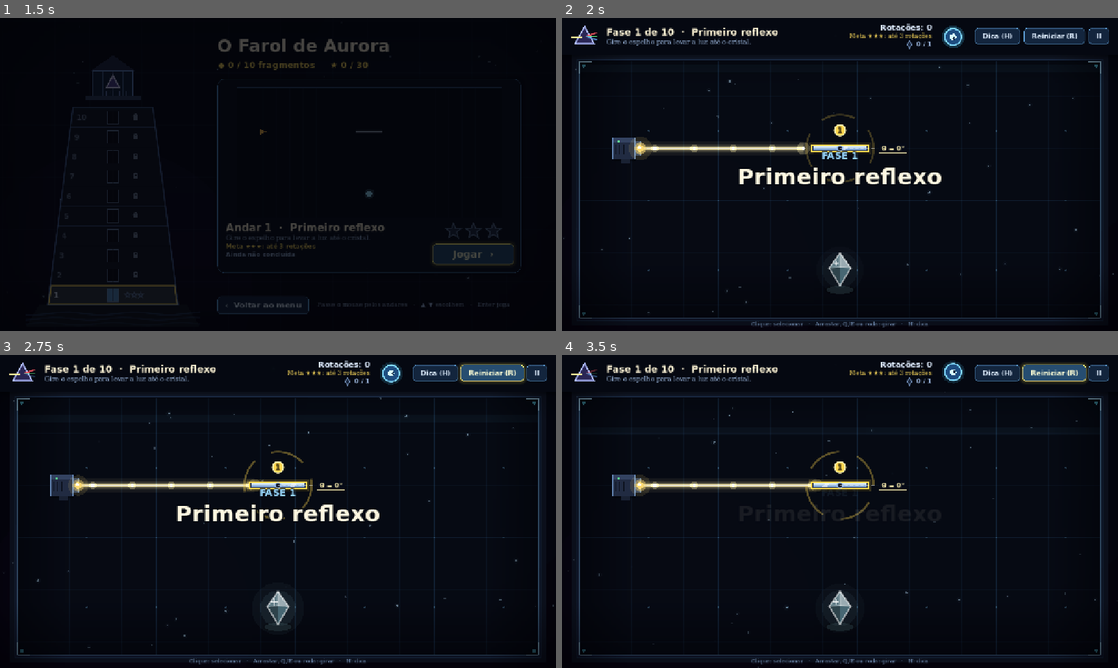
Above: before the commit, frames 1-4 (two rows, left to right).
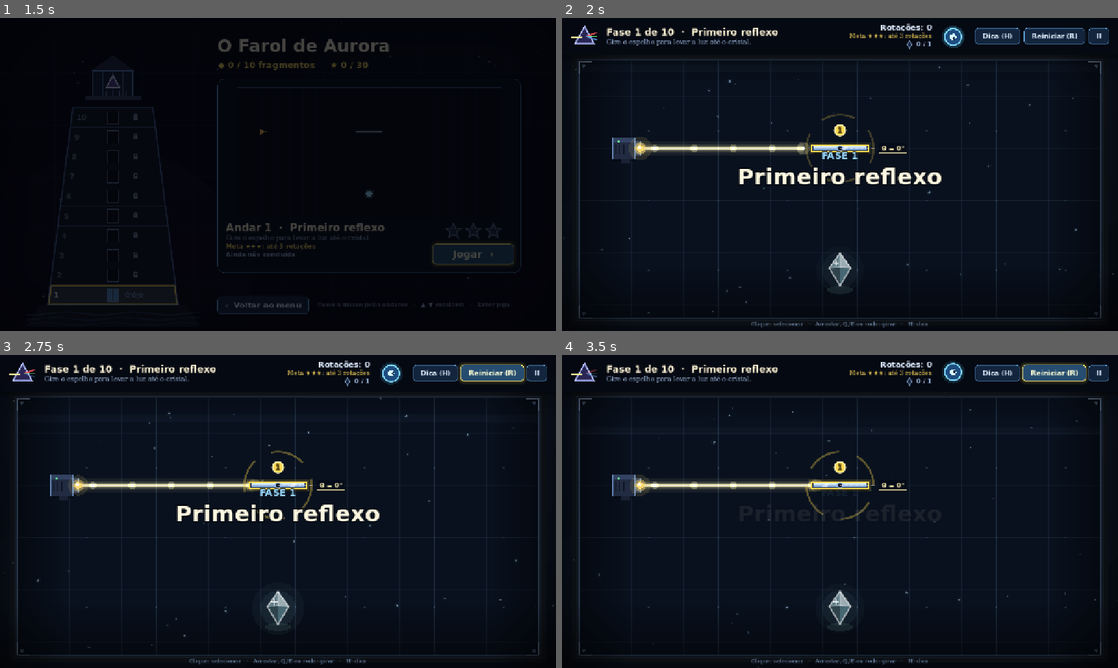
Above: after the commit, the same moments.

Repository: FelipeAnjos20/Jogo-Prisma
Game: Godot game, scene res://scenes/menu.tscn
The game is run twice, just before and just after one commit, with the same random seed, the same clock (stepped at 60 frames per second) and the same inputs.
Inputs:
- Up to frame 1 (1.5 s): click "Seleção de fases" at 0.5 s; click "Jogar ›" at 1.25 s
- Up to frame 2 (2 s): no input
- Up to frame 3 (2.75 s): click "Reiniciar (R)" at 2 s
- Up to frame 4 (3.5 s): click "Reiniciar (R)" at 2.75 s

Frame 1 is identical in both runs. In frame 2, less than 0.1% of the frame differs, in the area x 3-97%, y 13-96%; in frame 3, less than 0.1%; in frame 4, less than 0.1%.

Commit message:
feat: colore as salas e ilumina a poeira pelo feixe

Diff:
--- a/scripts/scene_background.gd
+++ b/scripts/scene_background.gd
@@ -8,31 +8,90 @@
 const SCREEN := Vector2(1280.0, 720.0)
 const ROOM_RECT := Rect2(40.0, 100.0, 1200.0, 590.0)
 const MOTE_COUNT := 46
+const TemasScript := preload("res://scripts/temas.gd")
+const UI := preload("res://scripts/ui_kit.gd")
+const BeamScript := preload("res://scripts/light_beam.gd")
 
 var time := 0.0
 var _motes: Array = []
+var _is_level := false
+var _theme_index := -1
+var _theme: Dictionary = {}
+var _beam: Node2D
+var _light_timer := 0.0
 
 
 func _ready() -> void:
+	_is_level = get_parent().scene_file_path == "res://scenes/main.tscn"
+	if _is_level:
+		_beam = get_parent().get_node_or_null("Puzzle/LightBeam")
+		_sync_theme()
 	for i in range(MOTE_COUNT):
 		_motes.append({
 			"position": Vector2(randf_range(0.0, SCREEN.x), randf_range(0.0, SCREEN.y)),
 			"speed": randf_range(6.0, 22.0),
 			"size": randf_range(1.0, 2.6),
 			"phase": randf() * TAU,
+			"light": Color(0, 0, 0, 0),
+			"target_light": Color(0, 0, 0, 0),
 		})
 
 
 func _process(delta: float) -> void:
 	time += delta
+	_sync_theme()
+	_light_timer -= delta
+	var sample_light := _light_timer <= 0.0
+	if sample_light:
+		_light_timer = 0.05
+	var reduced := _reduced_effects()
 	for mote in _motes:
 		var position_m: Vector2 = mote["position"]
-		position_m.y -= float(mote["speed"]) * delta
-		position_m.x += sin(time * 0.6 + float(mote["phase"])) * 8.0 * delta
+		if not reduced:
+			position_m.y -= float(mote["speed"]) * delta
+			position_m.x += sin(time * 0.6 + float(mote["phase"])) * 8.0 * delta
 		if position_m.y < -10.0:
 			position_m = Vector2(randf_range(0.0, SCREEN.x), SCREEN.y + 10.0)
 		mote["position"] = position_m
+		if sample_light and is_instance_valid(_beam):
+			mote["target_light"] = luz_no_ponto(to_global(position_m), _beam.get("segments"), _beam.call("get_visible_distance"))
+		var light: Color = mote["light"]
+		mote["light"] = light.lerp(mote["target_light"], 1.0 - exp(-delta * 10.0))
 	queue_redraw()
+
+
+func _sync_theme() -> void:
+	if not _is_level:
+		return
+	var state := get_tree().root.get_node_or_null("GameState")
+	if state != null and _theme_index != int(state.get("current_level")):
+		_theme_index = int(state.get("current_level"))
+		_theme = TemasScript.cor_da_fase(_theme_index)
+		for mote in _motes:
+			mote["light"] = Color(0, 0, 0, 0)
+			mote["target_light"] = Color(0, 0, 0, 0)
+
+
+func _reduced_effects() -> bool:
+	var state := get_tree().root.get_node_or_null("GameState")
+	return state != null and state.get("reduce_effects") == true
+
+
+# No maximo 46 particulas x 64 trechos, amostrados a 20 Hz.
+static func luz_no_ponto(point: Vector2, beam_segments: Array, distance_limit := INF) -> Color:
+	var result := Color(0, 0, 0, 0)
+	for segment in beam_segments:
+		var start: Vector2 = segment["a"]
+		var length := BeamScript.visible_length(segment, distance_limit)
+		if length <= 0.01:
+			continue
+		var end: Vector2 = start.move_toward(segment["b"], length)
+		var closest := Geometry2D.get_closest_point_to_segment(point, start, end)
+		var strength := maxf(0.0, 1.0 - point.distance_to(closest) / 48.0)
+		if strength * strength > result.a:
+			result = UI.light_color(segment["color"])
+			result.a = strength * strength
+	return result
 
 
 func _draw() -> void:
@@ -48,21 +107,33 @@
 func _draw_gradient() -> void:
 	var top := Color(0.02, 0.03, 0.07)
 	var bottom := Color(0.035, 0.02, 0.07)
+	if not _theme.is_empty():
+		top = _theme["fundo"]
+		bottom = _theme["sala"]
 	draw_polygon(
 		PackedVector2Array([Vector2.ZERO, Vector2(SCREEN.x, 0), SCREEN, Vector2(0, SCREEN.y)]),
 		PackedColorArray([top, top, bottom, bottom])
 	)
 	# Manchas de luz coloridas ao fundo.
-	draw_circle(Vector2(260, 620), 320.0, Color(0.25, 0.1, 0.45, 0.06))
-	draw_circle(Vector2(1060, 180), 360.0, Color(0.05, 0.3, 0.45, 0.06))
+	if _theme.is_empty():
+		draw_circle(Vector2(260, 620), 320.0, Color(0.25, 0.1, 0.45, 0.06))
+		draw_circle(Vector2(1060, 180), 360.0, Color(0.05, 0.3, 0.45, 0.06))
+	else:
+		var accent: Color = _theme["acento"]
+		draw_circle(Vector2(260, 620), 320.0, Color(accent.r, accent.g, accent.b, 0.035))
+		draw_circle(Vector2(1060, 180), 360.0, Color(accent.r, accent.g, accent.b, 0.04))
 
 
 func _draw_room() -> void:
 	var room := ROOM_RECT
-	draw_rect(room, Color(0.025, 0.04, 0.075, 0.9))
+	draw_rect(room, _theme.get("sala", Color(0.025, 0.04, 0.075, 0.9)))
 
 	var grid_color := Color(0.25, 0.5, 0.75, 0.07)
 	var major_color := Color(0.3, 0.62, 0.9, 0.14)
+	var accent: Color = _theme.get("acento", Color(0.5, 0.78, 1.0))
+	if not _theme.is_empty():
+		grid_color = _theme["grade"]
+		major_color = Color(accent.r, accent.g, accent.b, 0.16)
 	var x := room.position.x + 40.0
 	while x < room.end.x:
 		var major := int(x - room.position.x) % 160 == 0
@@ -79,18 +150,21 @@
 	while x < room.end.x:
 		y = room.position.y + 160.0
 		while y < room.end.y:
-			draw_circle(Vector2(x, y), 2.0, Color(0.5, 0.8, 1.0, 0.25))
+			draw_circle(Vector2(x, y), 2.0, Color(accent.r, accent.g, accent.b, 0.25))
 			y += 160.0
 		x += 160.0
 
 	# Paredes com borda luminosa.
 	var pulse := 0.5 + 0.5 * sin(time * 1.3)
-	draw_rect(room.grow(10.0), Color(0.08, 0.11, 0.18), false, 12.0)
-	draw_rect(room.grow(4.0), Color(0.35, 0.65, 1.0, 0.1 + pulse * 0.06), false, 4.0)
-	draw_rect(room, Color(0.5, 0.78, 1.0, 0.55), false, 1.5)
+	if _reduced_effects():
+		pulse = 0.35
+	draw_rect(room.grow(10.0), accent.darkened(0.8), false, 12.0)
+	draw_rect(room.grow(4.0), Color(accent.r, accent.g, accent.b, 0.1 + pulse * 0.06), false, 4.0)
+	draw_rect(room, Color(accent.r, accent.g, accent.b, 0.55), false, 1.5)
 
 	# Cantoneiras.
-	var corner_color := Color(0.7, 0.9, 1.0, 0.8)
+	var corner_color := accent.lightened(0.3)
+	corner_color.a = 0.8
 	var corners := [
 		[room.position, Vector2(1, 1)],
 		[Vector2(room.end.x, room.position.y), Vector2(-1, 1)],
@@ -102,16 +176,17 @@
 		var sign_v: Vector2 = entry[1]
 		draw_line(point, point + Vector2(28 * sign_v.x, 0), corner_color, 3.0)
 		draw_line(point, point + Vector2(0, 28 * sign_v.y), corner_color, 3.0)
-		draw_circle(point + sign_v * 10.0, 3.0 + pulse, Color(0.4, 0.9, 1.0, 0.6))
+		draw_circle(point + sign_v * 10.0, 3.0 + pulse, Color(accent.r, accent.g, accent.b, 0.6))
 
 	# Linha de varredura suave.
 	var scan_y := room.position.y + fmod(time * 40.0, room.size.y)
-	draw_line(Vector2(room.position.x, scan_y), Vector2(room.end.x, scan_y), Color(0.4, 0.8, 1.0, 0.04), 18.0)
+	if not _reduced_effects():
+		draw_line(Vector2(room.position.x, scan_y), Vector2(room.end.x, scan_y), Color(accent.r, accent.g, accent.b, 0.04), 18.0)
 
 
 func _draw_free_grid() -> void:
 	var grid_color := Color(0.25, 0.5, 0.75, 0.05)
-	var offset := fmod(time * 10.0, 40.0)
+	var offset := 0.0 if _reduced_effects() else fmod(time * 10.0, 40.0)
 	var x := -40.0 + offset
 	while x < SCREEN.x:
 		draw_line(Vector2(x, 0), Vector2(x, SCREEN.y), grid_color, 1.0)
@@ -123,16 +198,23 @@
 
 
 func _draw_motes() -> void:
+	var reduced := _reduced_effects()
 	for mote in _motes:
-		var twinkle := 0.5 + 0.5 * sin(time * 2.0 + float(mote["phase"]))
+		var twinkle := 0.5 if reduced else 0.5 + 0.5 * sin(time * 2.0 + float(mote["phase"]))
 		var size: float = mote["size"]
 		draw_circle(mote["position"], size * 2.5, Color(0.6, 0.85, 1.0, 0.04 * twinkle))
 		draw_circle(mote["position"], size, Color(0.75, 0.9, 1.0, 0.18 + 0.3 * twinkle))
+		var light: Color = mote["light"]
+		if light.a > 0.01:
+			draw_circle(mote["position"], size * 4.0, Color(light.r, light.g, light.b, light.a * 0.14))
+			draw_circle(mote["position"], size * 1.3, Color(light.r, light.g, light.b, light.a * 0.8))
 
 
 func _draw_vignette() -> void:
 	var clear := Color(0.0, 0.0, 0.0, 0.0)
 	var dark := Color(0.0, 0.0, 0.02, 0.55)
+	if not _theme.is_empty():
+		dark = _theme["vinheta"]
 	var band := 150.0
 	draw_polygon(PackedVector2Array([Vector2(0, 0), Vector2(SCREEN.x, 0), Vector2(SCREEN.x, band), Vector2(0, band)]), PackedColorArray([dark, dark, clear, clear]))
 	draw_polygon(PackedVector2Array([Vector2(0, SCREEN.y - band), Vector2(SCREEN.x, SCREEN.y - band), SCREEN, Vector2(0, SCREEN.y)]), PackedColorArray([clear, clear, dark, dark]))
--- /dev/null
+++ b/scripts/temas.gd
@@ -0,0 +1,34 @@
+class_name Temas
+extends RefCounted
+
+# Indices de fase comecam em zero. Paletas suaves preservam as cores da luz.
+const PALETAS := [
+	["Azul frio", Color("101b30"), Color("09111e"), Color("7599c2")],
+	["Violeta", Color("24172e"), Color("140e21"), Color("b197c9")],
+	["Ambar", Color("2b2018"), Color("19140f"), Color("c9ab80")],
+	["Verde-azulado", Color("14282a"), Color("0b191e"), Color("85b9bb")],
+	["Dourado", Color("2c281b"), Color("19170f"), Color("d6c38d")],
+]
+
+
+static func cor_da_fase(indice: int) -> Dictionary:
+	var fase := clampi(indice, 0, 9)
+	var grupo := 0
+	if fase >= 9:
+		grupo = 4
+	elif fase >= 7:
+		grupo = 3
+	elif fase >= 5:
+		grupo = 2
+	elif fase >= 3:
+		grupo = 1
+	var paleta: Array = PALETAS[grupo]
+	var acento: Color = paleta[3]
+	return {
+		"nome": paleta[0],
+		"fundo": paleta[1],
+		"sala": paleta[2],
+		"acento": acento,
+		"grade": Color(acento.r, acento.g, acento.b, 0.085),
+		"vinheta": Color(0.005, 0.006, 0.012, 0.62),
+	}
